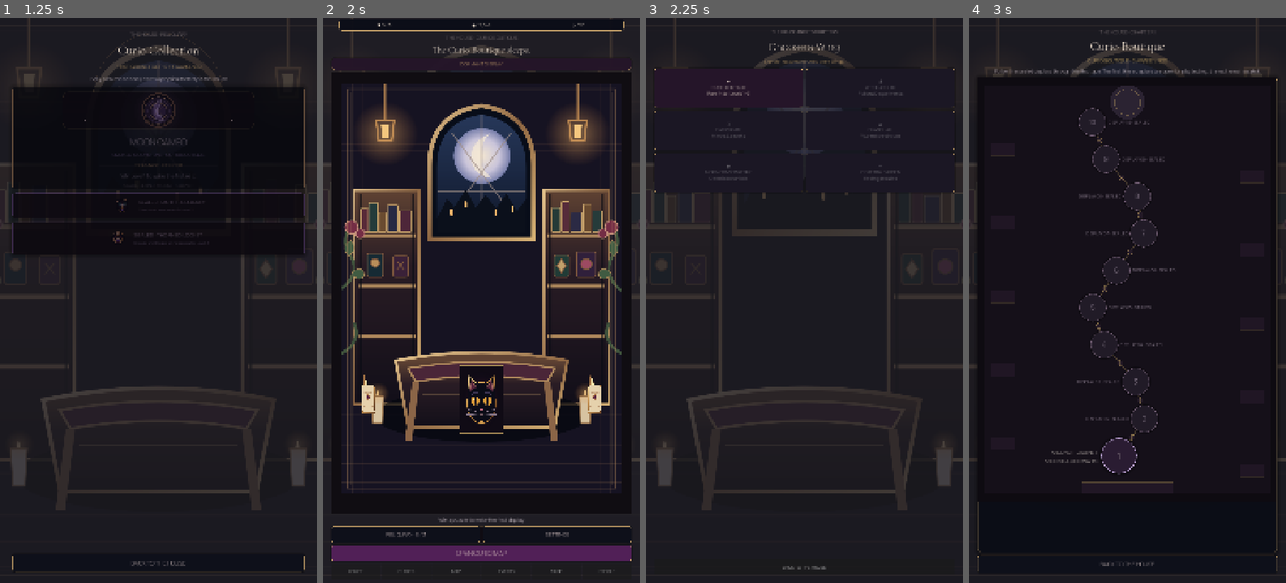
Above: before the commit, frames 1-4 (left to right).
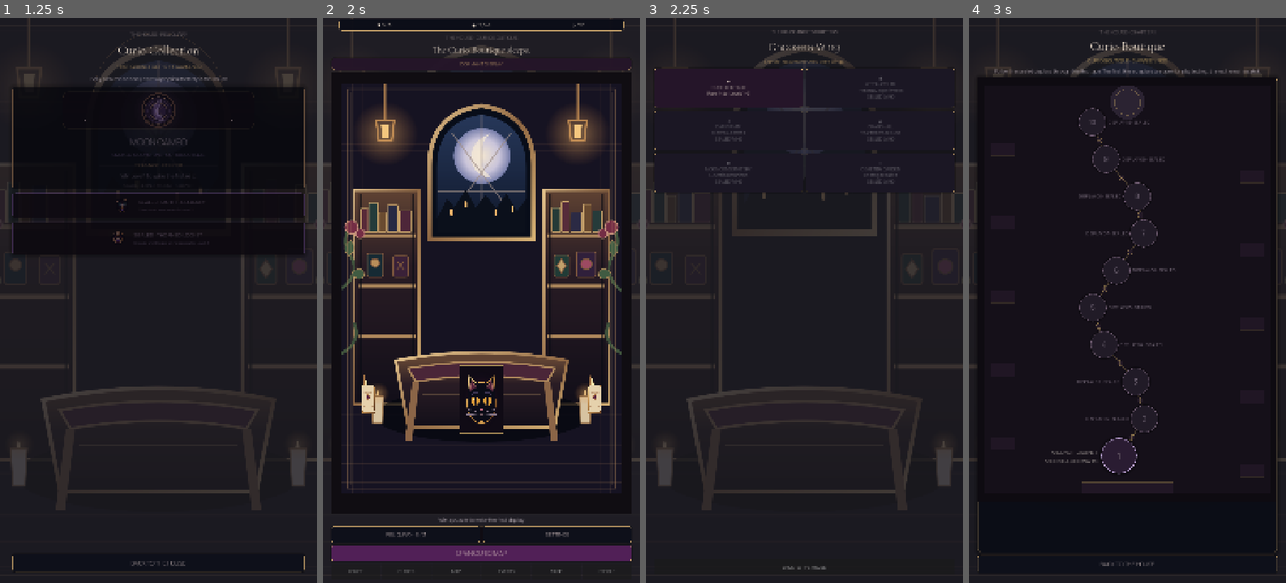
Above: after the commit, the same moments.

Repository: Jay-prodesign/akilta-match3
Game: Godot game, scene res://src/app/app_bootstrap.tscn
The game is run twice, just before and just after one commit, with the same random seed, the same clock (stepped at 60 frames per second) and the same inputs.
Inputs:
- Up to frame 1 (1.25 s): click "RELIQUARY · 0 / 3" at 0.5 s
- Up to frame 2 (2 s): click "BACK TO THE HOUSE" at 1.25 s
- Up to frame 3 (2.25 s): click "OPEN CURIO MAP" at 2 s
- Up to frame 4 (3 s): click "✦ CURIO BOUTIQUE Rare finds ·…" at 2.75 s

Frames 1-2 are identical in both runs. In frame 3, 0.5% of the frame differs, in the area x 18-81%, y 10-30%; in frame 4, nothing differs.

Commit message:
polish(chapters): label unavailable wings as sealed

Diff:
--- a/src/ui/map/chapter_select.gd
+++ b/src/ui/map/chapter_select.gd
@@ -53,7 +53,7 @@
 		button.custom_minimum_size = Vector2(0, 132)
 		button.size_flags_horizontal = Control.SIZE_EXPAND_FILL
 		button.disabled = not bool(data["open"])
-		button.text = "%s\n%s\n%s" % [String(data["glyph"]), String(data["name"]), String(data["detail"])]
+		button.text = "%s\n%s\n%s%s" % [String(data["glyph"]), String(data["name"]), String(data["detail"]), "" if bool(data["open"]) else "\nSEALED WING"]
 		button.add_theme_font_size_override("font_size", 15)
 		button.add_theme_color_override("font_color", Color("#F4E5D3") if bool(data["open"]) else Color("#B6A6B9"))
 		var box := StyleBoxFlat.new()
